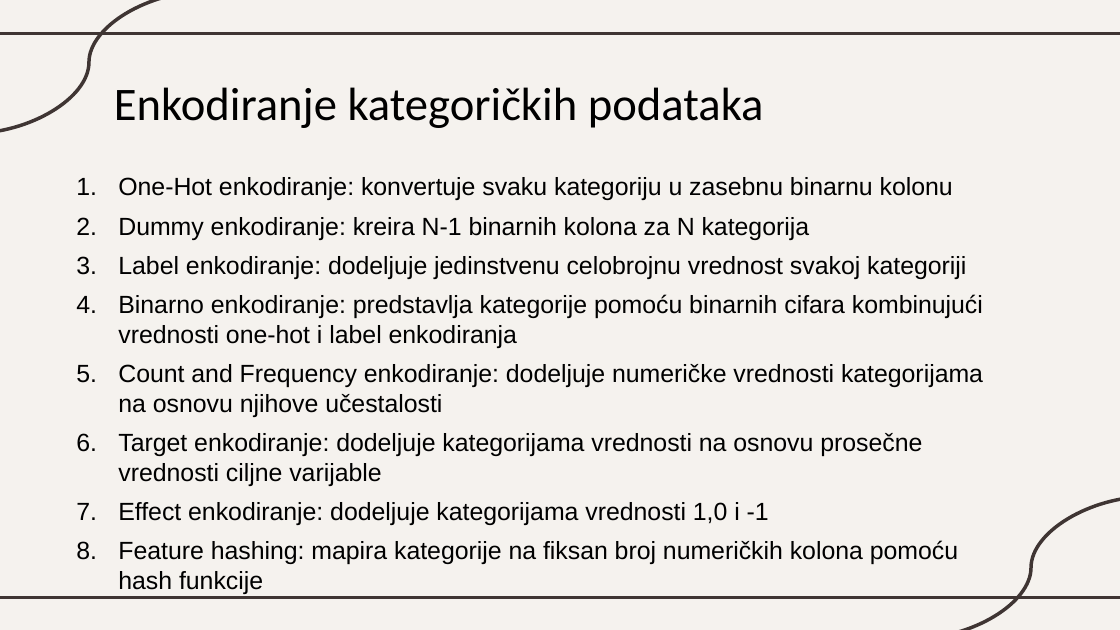
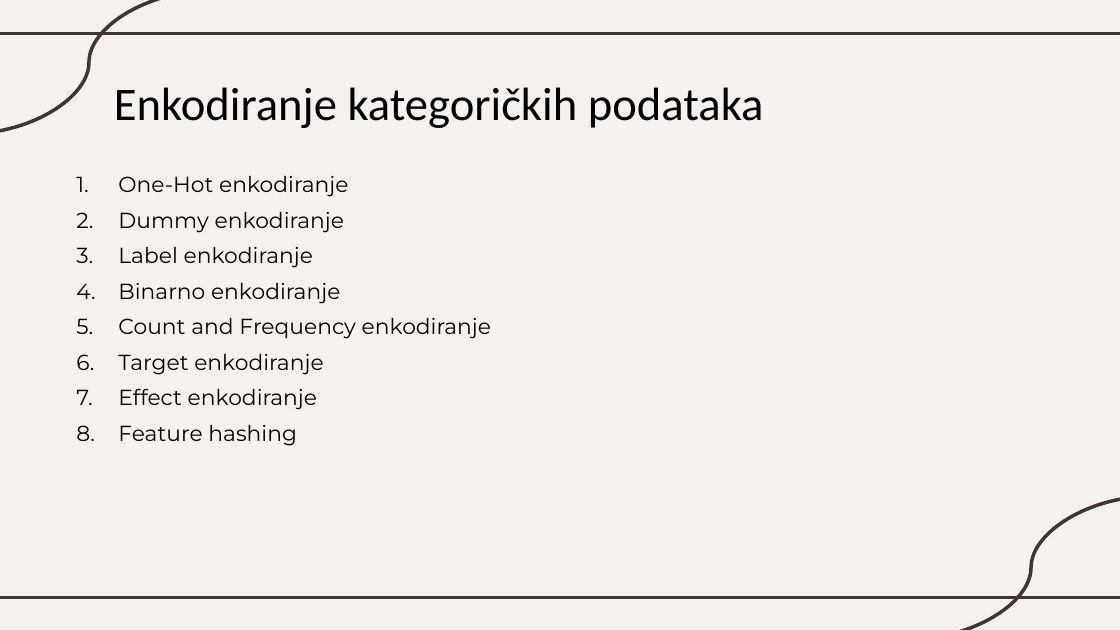
Before and after one commit to katarinaast/Data-transformation-in-machine-learning, a slide deck: slide 19 of Transformacija podataka.pptx. Drawn at 1120x630 pixels with LibreOffice and Linux fonts; fonts in the diff are those of the drawing. Boxes give left, top, right and bottom in pixels: in the first picture for what was removed or moved away, otherwise in the second. Text is boxed around its words. In the diff, an @@ line names an element or a change of style, - is before the commit and + after.

```diff
--- a/Transformacija podataka.pptx
+++ b/Transformacija podataka.pptx
@@ text at bbox=[118, 176, 491, 446]: text changed; size 16 to 14 pt; font Arial to Montserrat @@
-1. One-Hot enkodiranje: konvertuje svaku kategoriju u zasebnu binarnu kolonu
-2. Dummy enkodiranje: kreira N-1 binarnih kolona za N kategorija
-3. Label enkodiranje: dodeljuje jedinstvenu celobrojnu vrednost svakoj kategoriji
-4. Binarno enkodiranje: predstavlja kategorije pomoću binarnih cifara kombinujući vrednosti one-hot i label enkodiranja
-5. Count and Frequency enkodiranje: dodeljuje numeričke vrednosti kategorijama na osnovu njihove učestalosti
-6. Target enkodiranje: dodeljuje kategorijama vrednosti na osnovu prosečne vrednosti ciljne varijable
-7. Effect enkodiranje: dodeljuje kategorijama vrednosti 1,0 i -1
-8. Feature hashing: mapira kategorije na fiksan broj numeričkih kolona pomoću hash funkcije
+1. One-Hot enkodiranje
+2. Dummy enkodiranje
+3. Label enkodiranje
+4. Binarno enkodiranje
+5. Count and Frequency enkodiranje
+6. Target enkodiranje
+7. Effect enkodiranje
+8. Feature hashing
```
Also in this commit, not shown: 30 other slides changed.
